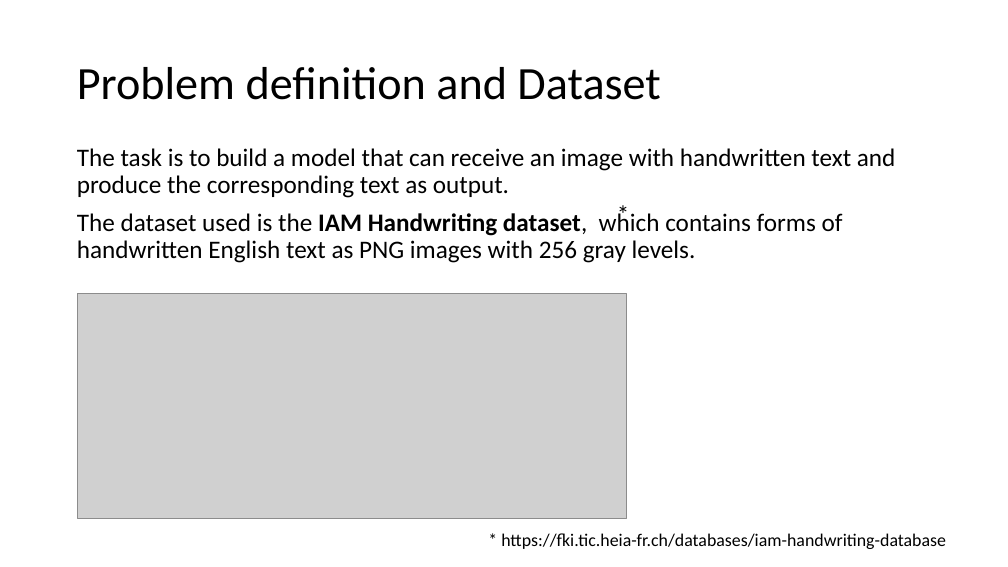
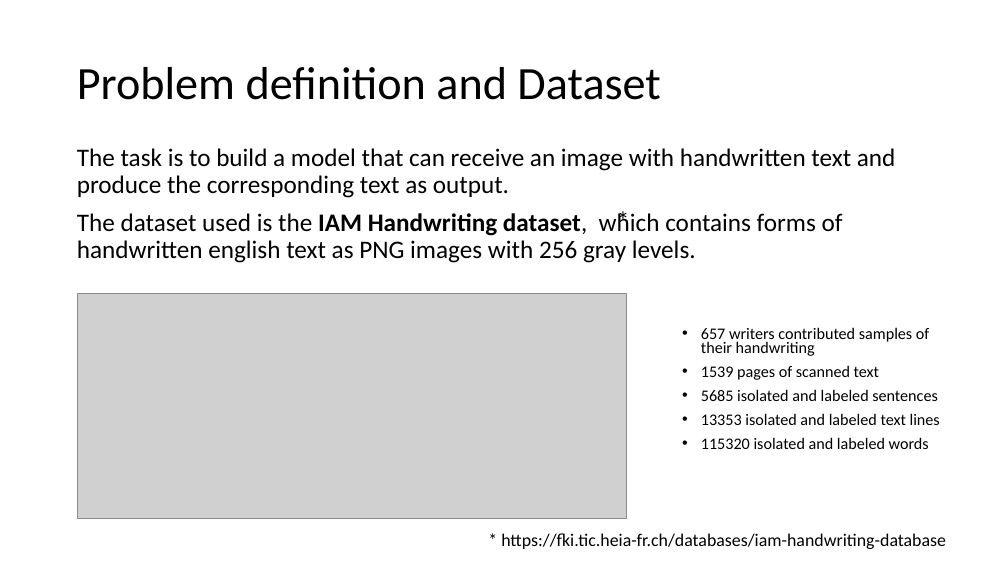
Before and after one commit to crokodilo/Handwritten-Text-Recognition, a slide deck: slide 2 of presentazione.pptx. Drawn at 1008x567 pixels with LibreOffice and Linux fonts; fonts in the diff are those of the drawing; grey boxes stand for pictures. Boxes give left, top, right and bottom in pixels: in the first picture for what was removed or moved away, otherwise in the second. Text is boxed around its words. In the diff, an @@ line names an element or a change of style, - is before the commit and + after.

```diff
--- a/presentazione.pptx
+++ b/presentazione.pptx
@@ text "*": place and size @@
-text "*" at [609,203,644,235]
+text "*" at [609,209,644,241]
@@ text at [77,211,696,263]: text changed @@
-The dataset used is the IAM Handwriting dataset, which contains forms of handwritten English text as PNG images with 256 gray levels.
+The dataset used is the IAM Handwriting dataset, which contains forms of handwritten english text as PNG images with 256 gray levels.
@@ text added at [701,327,940,449], 15.4 pt, text #000000 @@
+• 657 writers contributed samples of their handwriting
+• 1539 pages of scanned text
+• 5685 isolated and labeled sentences
+• 13353 isolated and labeled text lines
+• 115320 isolated and labeled words
```
Also in this commit, not shown: 4 other slides changed, 11 slides added, 2 slides removed, 1 other file.
